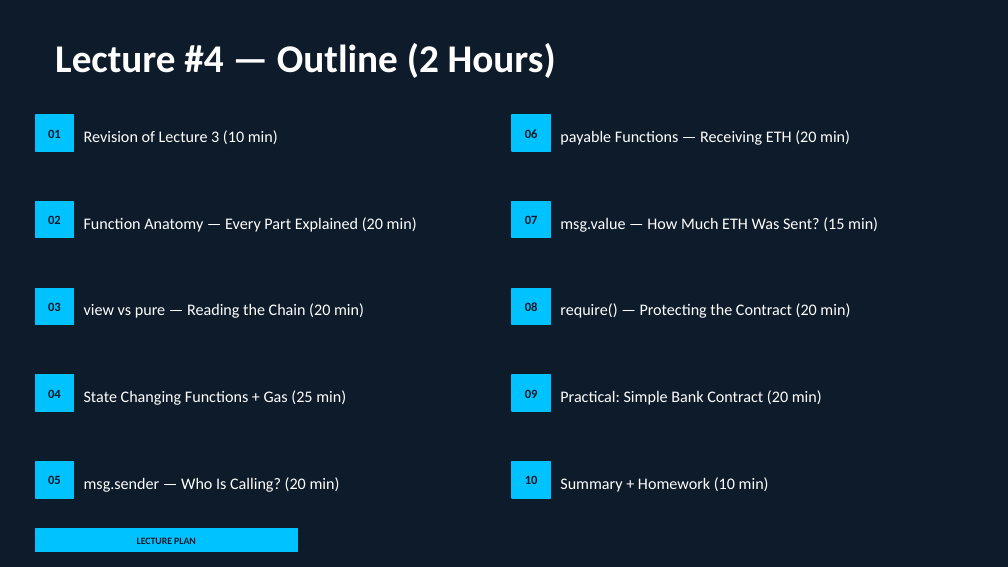
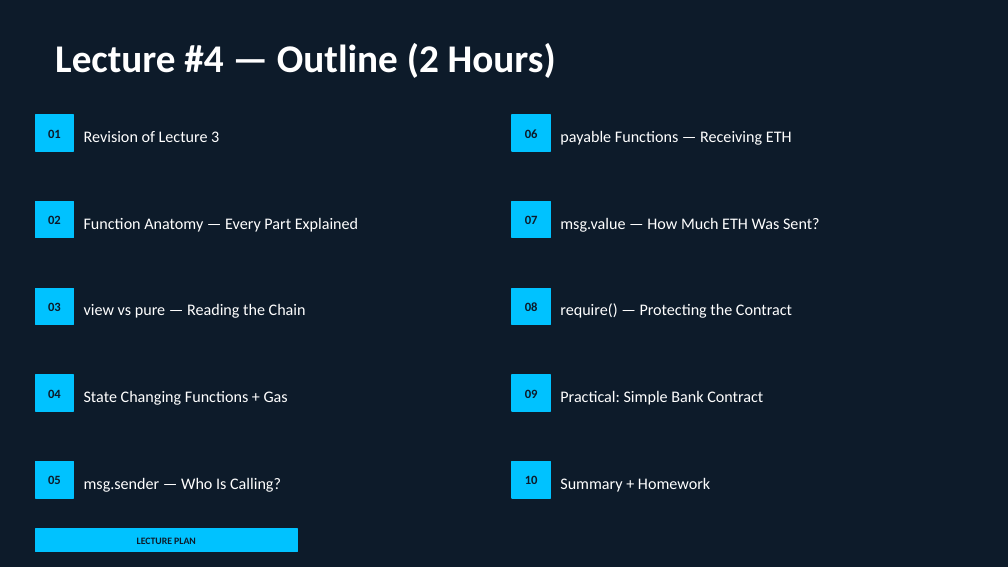
Before and after one commit to MuhammadWaqas4/Blockchain-Lectures, a slide deck: slide 2 of slides/Lecture4_Solidity_Function_types.pptx. Drawn at 1008x567 pixels with LibreOffice and Linux fonts; fonts in the diff are those of the drawing. Boxes give left, top, right and bottom in pixels: in the first picture for what was removed or moved away, otherwise in the second. Text is boxed around its words. In the diff, an @@ line names an element or a change of style, - is before the commit and + after.

Commit message:
lecture #4 practicals

```diff
--- a/slides/Lecture4_Solidity_Function_types.pptx
+++ b/slides/Lecture4_Solidity_Function_types.pptx
@@ text at (84, 131, 219, 142): text changed @@
-Revision of Lecture 3 (10 min)
+Revision of Lecture 3
@@ text at (560, 130, 792, 145): text changed @@
-payable Functions — Receiving ETH (20 min)
+payable Functions — Receiving ETH
@@ text at (84, 218, 358, 232): text changed @@
-Function Anatomy — Every Part Explained (20 min)
+Function Anatomy — Every Part Explained
@@ text at (560, 218, 820, 232): text changed @@
-msg.value — How Much ETH Was Sent? (15 min)
+msg.value — How Much ETH Was Sent?
@@ text at (84, 303, 306, 318): text changed @@
-view vs pure — Reading the Chain (20 min)
+view vs pure — Reading the Chain
@@ text at (560, 303, 792, 318): text changed @@
-require() — Protecting the Contract (20 min)
+require() — Protecting the Contract
@@ text at (84, 391, 288, 405): text changed @@
-State Changing Functions + Gas (25 min)
+State Changing Functions + Gas
@@ text at (560, 390, 763, 405): text changed @@
-Practical: Simple Bank Contract (20 min)
+Practical: Simple Bank Contract
@@ text at (84, 477, 281, 492): text changed @@
-msg.sender — Who Is Calling? (20 min)
+msg.sender — Who Is Calling?
@@ text at (560, 477, 710, 492): text changed @@
-Summary + Homework (10 min)
+Summary + Homework
```
Also in this commit, not shown: 2 other files.
